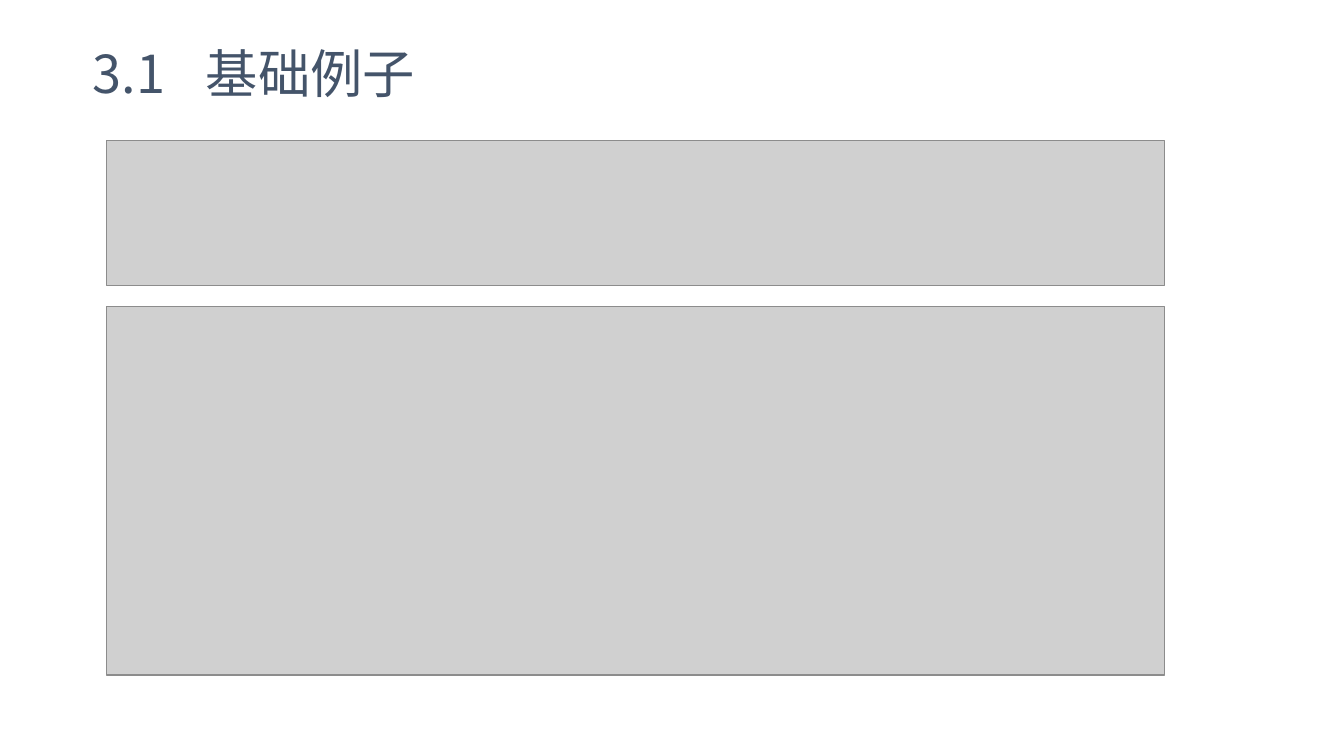
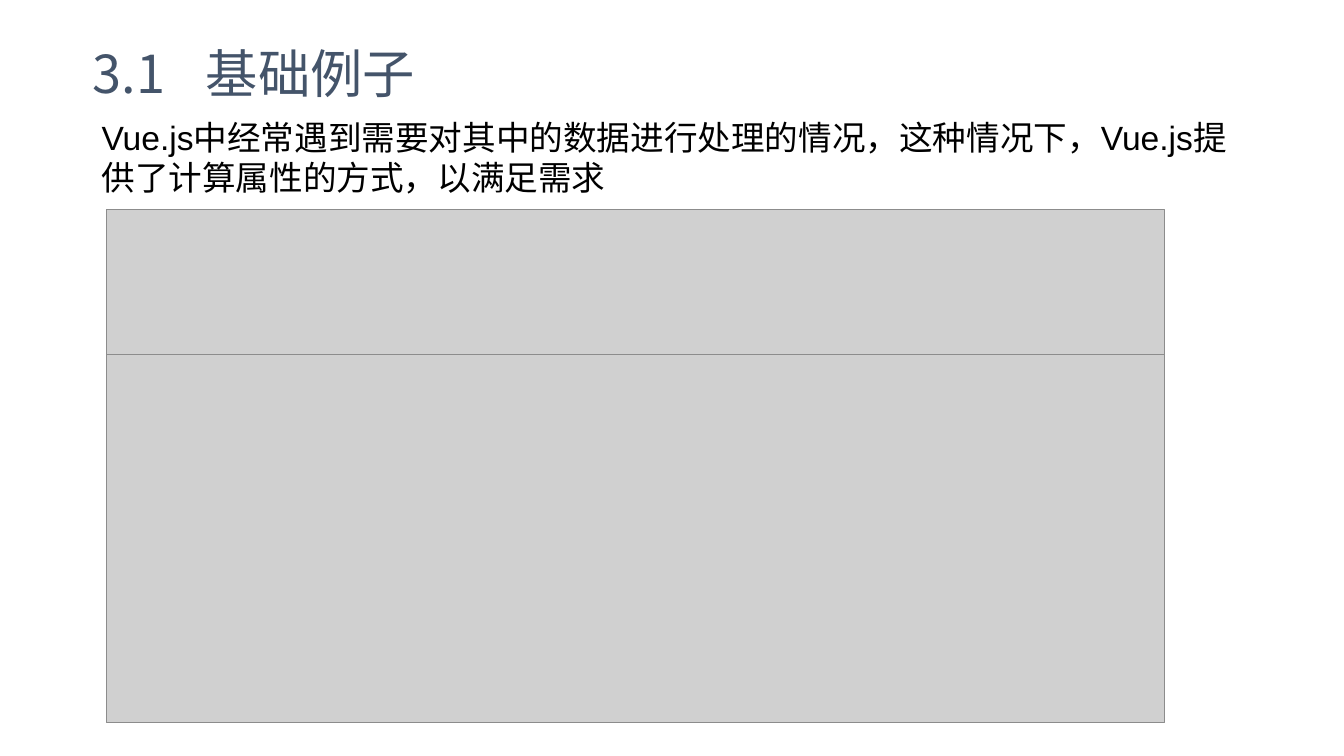
Before and after one commit to yxl2628/vuejs, a slide deck: slide 23 of 02 Vue基础.pptx. Drawn at 1344x756 pixels with LibreOffice and Linux fonts; fonts in the diff are those of the drawing; grey boxes stand for pictures. Boxes give left, top, right and bottom in pixels: in the first picture for what was removed or moved away, otherwise in the second. Text is boxed around its words. In the diff, an @@ line names an element or a change of style, - is before the commit and + after.

```diff
--- a/02 Vue基础.pptx
+++ b/02 Vue基础.pptx
@@ text added at <box>102,123,1227,194</box>, 18 pt, text #000000 @@
+Vue.js中经常遇到需要对其中的数据进行处理的情况，这种情况下，Vue.js提供了计算属性的方式，以满足需求
@@ picture: place and size @@
-picture at <box>106,141,1164,286</box>
+picture at <box>106,210,1164,355</box>
@@ picture: place and size @@
-picture at <box>106,306,1164,675</box>
+picture at <box>106,355,1164,723</box>
```
Also in this commit, not shown: 40 other slides changed, 1 other file.
